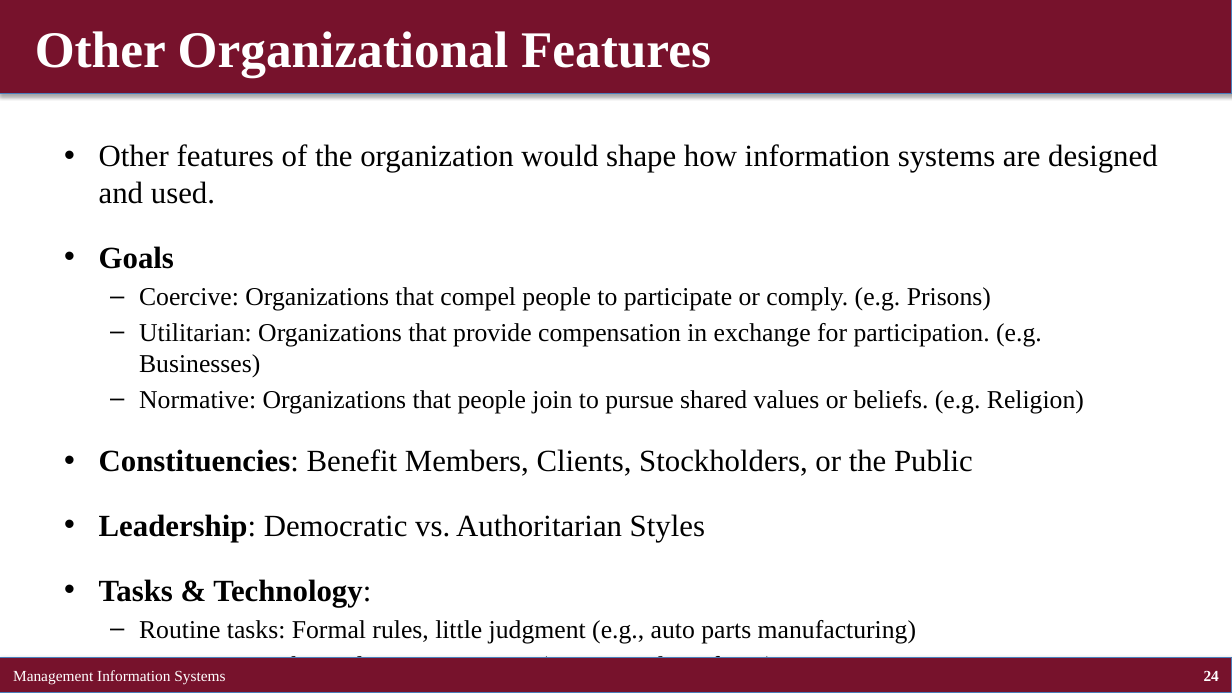
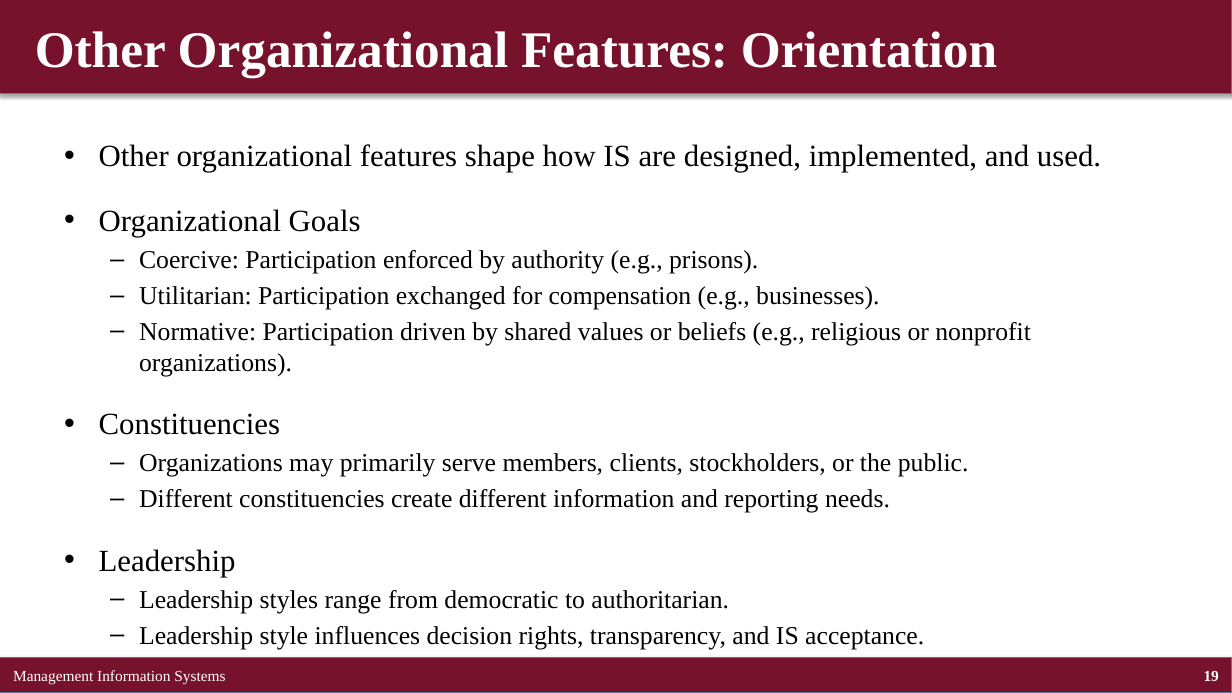
Before and after one commit to brianhwpark/brianhwpark.github.io, a slide deck: slide 19 of files/teaching-resources/concordiacollege-busn-315/busn-315-lecture-note/busn315-ch03.pptx (slide 24 before the commit). Drawn at 1232x693 pixels with LibreOffice and Linux fonts; fonts in the diff are those of the drawing. Boxes give left, top, right and bottom in pixels: in the first picture for what was removed or moved away, otherwise in the second. Text is boxed around its words. In the diff, an @@ line names an element or a change of style, - is before the commit and + after.

```diff
--- a/files/teaching-resources/concordiacollege-busn-315/busn-315-lecture-note/busn315-ch03.pptx
+++ b/files/teaching-resources/concordiacollege-busn-315/busn-315-lecture-note/busn315-ch03.pptx
@@ title at (x1=35, y1=31, x2=997, y2=77): text changed @@
-Other Organizational Features
+Other Organizational Features: Orientation
@@ text at (x1=99, y1=144, x2=1101, y2=649): text changed @@
-• Other features of the organization would shape how information systems are designed and used.
-• Goals
-  – Coercive: Organizations that compel people to participate or comply. (e.g. Prisons)
-  – Utilitarian: Organizations that provide compensation in exchange for participation. (e.g. Businesses)
-  – Normative: Organizations that people join to pursue shared values or beliefs. (e.g. Religion)
-• Constituencies: Benefit Members, Clients, Stockholders, or the Public
-• Leadership: Democratic vs. Authoritarian Styles
-• Tasks & Technology:
-  – Routine tasks: Formal rules, little judgment (e.g., auto parts manufacturing)
-  – Nonroutine tasks: Judgment, expertise (e.g., consulting firms)
+• Other organizational features shape how IS are designed, implemented, and used.
+• Organizational Goals
+  – Coercive: Participation enforced by authority (e.g., prisons).
+  – Utilitarian: Participation exchanged for compensation (e.g., businesses).
+  – Normative: Participation driven by shared values or beliefs (e.g., religious or nonprofit organizations).
+• Constituencies
+  – Organizations may primarily serve members, clients, stockholders, or the public.
+  – Different constituencies create different information and reporting needs.
+• Leadership
+  – Leadership styles range from democratic to authoritarian.
+  – Leadership style influences decision rights, transparency, and IS acceptance.
@@ page number at (x1=1204, y1=671, x2=1219, y2=681): text changed @@
-24
+19
```
Also in this commit, not shown: 46 other slides changed, 5 slides added, 5 slides removed, 8 other files.
